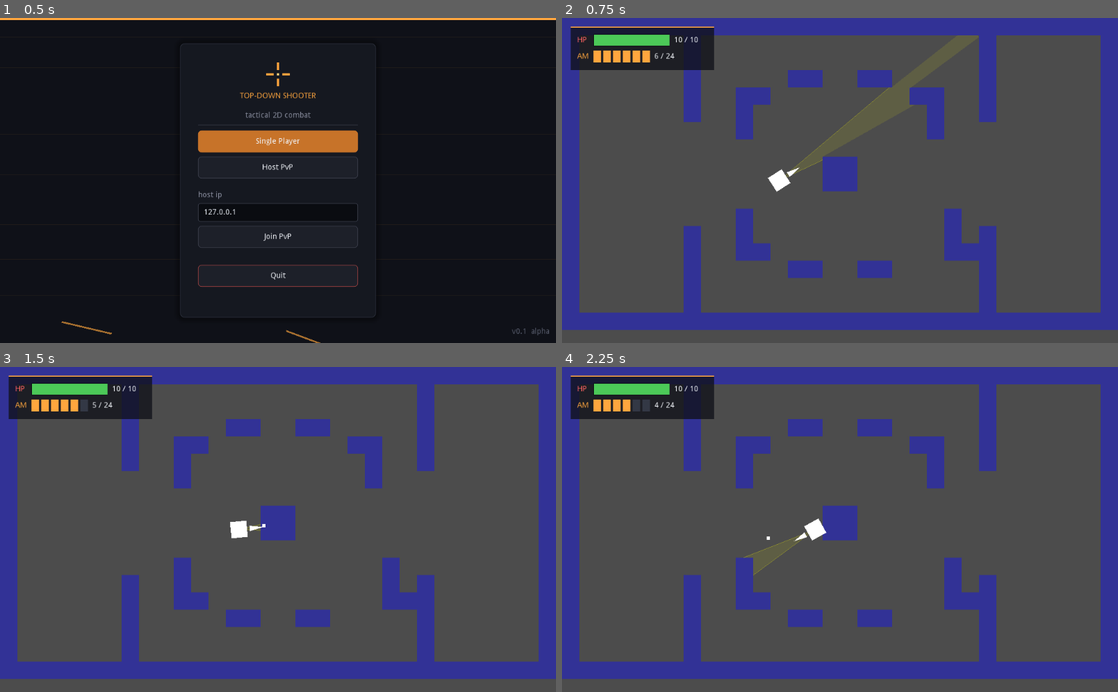
Above: before the commit, frames 1-4 (two rows, left to right).
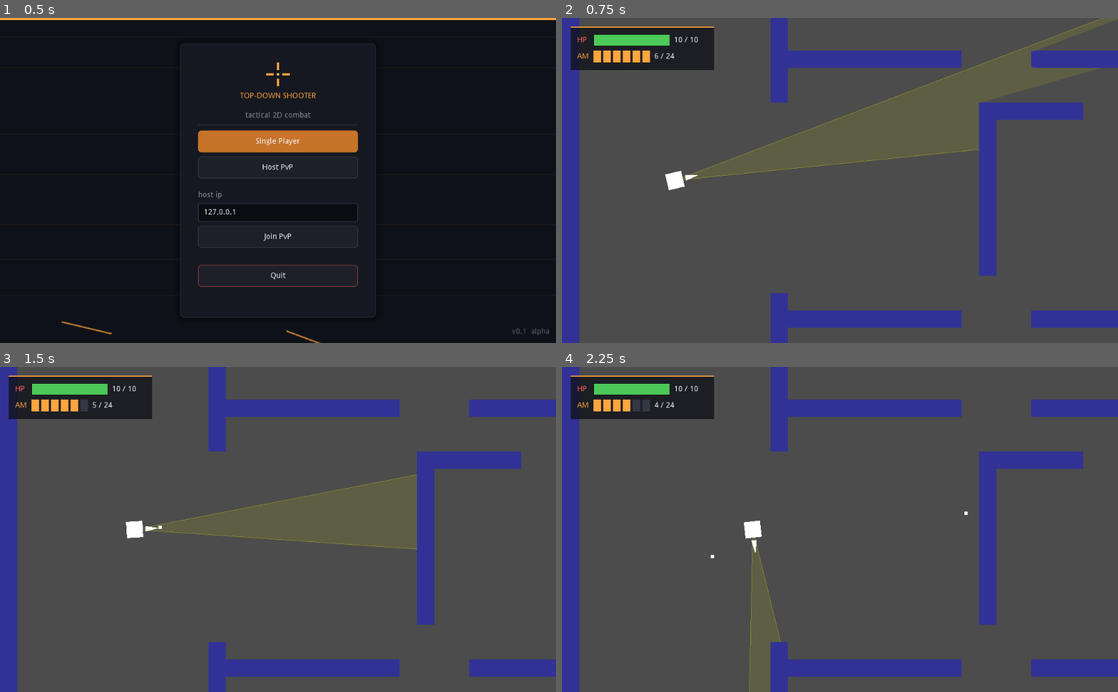
Above: after the commit, the same moments.

Repository: tvorj/topdownshooter
Game: Godot game, scene res://MainMenu.tscn
Same seed, same stepped clock (60 frames per second), same inputs: the game is played once before the commit and once after it. The engine's default icon, where the game draws it, is replaced by a stand-in: a white triangle on a blue panel in a dark square.
Inputs (mouse positions are in pixels of both pictures, inside the frame that each line leads up to):
- Up to frame 1 (0.5 s): no input
- Up to frame 2 (0.75 s): click "Single Player" at 0.5 s
- Up to frame 3 (1.5 s): tap Enter at 1.25 s; move the mouse to (400, 513) at 1.27 s; hold D (move_right) from 1.28 s (still down); click (400, 513) at 1.35 s
- Up to frame 4 (2.25 s): release D (move_right) at 2 s; drag from (728, 545) to (812, 594) at 2.02 s

Frame 1 is identical in both runs. In frame 2, 23% of the frame differs, in the area x 0-100%, y 0-100%; in frame 3, 23%; in frame 4, 23%.

Commit message:
camera following

Diff:
--- a/World.gd
+++ b/World.gd
@@ -3,10 +3,10 @@
 const PlayerScene = preload("res://Player.tscn")
 const EnemyScene = preload("res://enemy.tscn")
 
-const SPAWN_SINGLE = Vector2(400, 300)
-const SPAWN_HOST = Vector2(160, 160)
-const SPAWN_CLIENT = Vector2(900, 500)
-const ENEMY_SPAWNS = [Vector2(699, 400), Vector2(872, 484), Vector2(850, 165)]
+const SPAWN_SINGLE  = Vector2(208, 784)
+const SPAWN_HOST    = Vector2(208, 784)
+const SPAWN_CLIENT  = Vector2(2352, 784)
+const ENEMY_SPAWNS  = [Vector2(2352, 272), Vector2(2352, 1296), Vector2(1104, 784)]
 
 const COLOR_WIN = Color(0.298, 0.788, 0.345, 1)
 const COLOR_LOSE = Color(1.0, 0.298, 0.298, 1)
@@ -52,6 +52,7 @@
 	p.name = "Player"
 	p.position = SPAWN_SINGLE
 	add_child(p)
+	_attach_camera(p)
 	for pos in ENEMY_SPAWNS:
 		var e = EnemyScene.instance()
 		e.position = pos
@@ -66,6 +67,9 @@
 	var client_id = my_id if not get_tree().is_network_server() else peers[0]
 	_spawn_networked_player(host_id, SPAWN_HOST)
 	_spawn_networked_player(client_id, SPAWN_CLIENT)
+	var local_node = get_node_or_null(str(my_id))
+	if local_node:
+		_attach_camera(local_node)
 
 
 func _spawn_networked_player(peer_id, pos):
@@ -74,6 +78,24 @@
 	p.position = pos
 	add_child(p)
 	p.set_network_master(peer_id)
+
+
+func _attach_camera(player_node):
+	var cam = Camera2D.new()
+	cam.current = true
+	cam.drag_margin_h_enabled = true
+	cam.drag_margin_v_enabled = true
+	cam.drag_margin_left = 0.15
+	cam.drag_margin_right = 0.15
+	cam.drag_margin_top = 0.15
+	cam.drag_margin_bottom = 0.15
+	cam.smoothing_enabled = true
+	cam.smoothing_speed = 7.0
+	cam.limit_left = 0
+	cam.limit_top = 0
+	cam.limit_right = 80 * 32
+	cam.limit_bottom = 50 * 32
+	player_node.add_child(cam)
 
 
 func _process(delta):
@@ -203,46 +225,62 @@
 	var tm = $TileMap
 	tm.clear()
 
+	var W = 80
+	var H = 50
+
 	# Outer border
-	_wall_rect(tm, 0, 0, 31, 0)
-	_wall_rect(tm, 0, 17, 31, 17)
-	_wall_rect(tm, 0, 0, 0, 17)
-	_wall_rect(tm, 31, 0, 31, 17)
-
-	# Left divider — passage open at y=6..11
-	_wall_rect(tm, 7, 1, 7, 5)
-	_wall_rect(tm, 7, 12, 7, 16)
-
-	# Right divider — passage open at y=6..11
-	_wall_rect(tm, 24, 1, 24, 5)
-	_wall_rect(tm, 24, 12, 24, 16)
-
-	# Top-left L-cover (opens toward bottom-right)
-	_wall_rect(tm, 10, 4, 10, 6)
-	_wall_rect(tm, 10, 4, 11, 4)
-
-	# Top-right L-cover (opens toward bottom-left)
-	_wall_rect(tm, 20, 4, 21, 4)
-	_wall_rect(tm, 21, 4, 21, 6)
-
-	# Bottom-left L-cover (opens toward top-right)
-	_wall_rect(tm, 10, 11, 10, 13)
-	_wall_rect(tm, 10, 13, 11, 13)
-
-	# Bottom-right L-cover (opens toward top-left)
-	_wall_rect(tm, 22, 11, 22, 13)
-	_wall_rect(tm, 22, 13, 23, 13)
-
-	# Center pillar
-	_wall_rect(tm, 15, 8, 16, 9)
-
-	# Top cover strips
-	_wall_rect(tm, 13, 3, 14, 3)
-	_wall_rect(tm, 17, 3, 18, 3)
-
-	# Bottom cover strips
-	_wall_rect(tm, 13, 14, 14, 14)
-	_wall_rect(tm, 17, 14, 18, 14)
+	_wall_rect(tm, 0, 0, W - 1, 0)
+	_wall_rect(tm, 0, H - 1, W - 1, H - 1)
+	_wall_rect(tm, 0, 0, 0, H - 1)
+	_wall_rect(tm, W - 1, 0, W - 1, H - 1)
+
+	# Left base divider — passage open at y=20..30
+	_wall_rect(tm, 12, 1, 12, 19)
+	_wall_rect(tm, 12, 31, 12, 48)
+
+	# Right base divider — passage open at y=20..30
+	_wall_rect(tm, 67, 1, 67, 19)
+	_wall_rect(tm, 67, 31, 67, 48)
+
+	# --- Inner horizontal walls creating 3 lanes ---
+	# Top separator (gap at x=23..26 and x=53..56)
+	_wall_rect(tm, 13, 17, 22, 17)
+	_wall_rect(tm, 27, 17, 52, 17)
+	_wall_rect(tm, 57, 17, 66, 17)
+	# Bottom separator (mirror)
+	_wall_rect(tm, 13, 32, 22, 32)
+	_wall_rect(tm, 27, 32, 52, 32)
+	_wall_rect(tm, 57, 32, 66, 32)
+
+	# --- Top lane covers (y=1..16) ---
+	# Top-left L (opens bottom-right)
+	_wall_rect(tm, 22, 5, 22, 14)
+	_wall_rect(tm, 22, 5, 27, 5)
+	# Top-right L (opens bottom-left)
+	_wall_rect(tm, 57, 5, 57, 14)
+	_wall_rect(tm, 52, 5, 57, 5)
+	# Top center box
+	_wall_rect(tm, 37, 7, 42, 10)
+
+	# --- Bottom lane covers (y=33..48, mirror) ---
+	_wall_rect(tm, 22, 35, 22, 44)
+	_wall_rect(tm, 22, 44, 27, 44)
+	_wall_rect(tm, 57, 35, 57, 44)
+	_wall_rect(tm, 52, 44, 57, 44)
+	_wall_rect(tm, 37, 39, 42, 42)
+
+	# --- Mid lane covers (y=18..31) ---
+	# Mid-left L
+	_wall_rect(tm, 24, 20, 24, 29)
+	_wall_rect(tm, 24, 20, 29, 20)
+	# Mid-right L (mirror)
+	_wall_rect(tm, 55, 20, 55, 29)
+	_wall_rect(tm, 50, 20, 55, 20)
+	# Center large pillar
+	_wall_rect(tm, 36, 22, 43, 27)
+	# Mid inner covers flanking pillar
+	_wall_rect(tm, 32, 24, 33, 25)
+	_wall_rect(tm, 46, 24, 47, 25)
 
 
 func _wall_rect(tm, x1, y1, x2, y2):
--- a/World.tscn
+++ b/World.tscn
@@ -67,18 +67,6 @@
 } ]
 0/z_index = 0
 
-[sub_resource type="RectangleShape2D" id=7]
-extents = Vector2( 512, 16 )
-
-[sub_resource type="RectangleShape2D" id=8]
-extents = Vector2( 512, 16 )
-
-[sub_resource type="RectangleShape2D" id=9]
-extents = Vector2( 16, 384 )
-
-[sub_resource type="RectangleShape2D" id=10]
-extents = Vector2( 16, 384 )
-
 [node name="World" type="Node2D"]
 script = ExtResource( 4 )
 
@@ -381,31 +369,5 @@
 script = ExtResource( 7 )
 HealthPickupScene = ExtResource( 8 )
 
-[node name="MapBounds" type="Node2D" parent="."]
-
-[node name="TopWall" type="StaticBody2D" parent="MapBounds"]
-position = Vector2( 512, -16 )
-
-[node name="CollisionShape2D" type="CollisionShape2D" parent="MapBounds/TopWall"]
-shape = SubResource( 7 )
-
-[node name="BottomWall" type="StaticBody2D" parent="MapBounds"]
-position = Vector2( 512, 784 )
-
-[node name="CollisionShape2D" type="CollisionShape2D" parent="MapBounds/BottomWall"]
-shape = SubResource( 8 )
-
-[node name="LeftWall" type="StaticBody2D" parent="MapBounds"]
-position = Vector2( -16, 384 )
-
-[node name="CollisionShape2D" type="CollisionShape2D" parent="MapBounds/LeftWall"]
-shape = SubResource( 9 )
-
-[node name="RightWall" type="StaticBody2D" parent="MapBounds"]
-position = Vector2( 1040, 384 )
-
-[node name="CollisionShape2D" type="CollisionShape2D" parent="MapBounds/RightWall"]
-shape = SubResource( 10 )
-
 [connection signal="pressed" from="UI/GameOverScreen/Center/Card/Margin/VBox/ButtonRow/PlayAgainBtn" to="." method="_on_PlayAgainBtn_pressed"]
 [connection signal="pressed" from="UI/GameOverScreen/Center/Card/Margin/VBox/ButtonRow/MainMenuBtn" to="." method="_on_MainMenuBtn_pressed"]
Not shown: 2 places in World.tscn that only renumber resources
